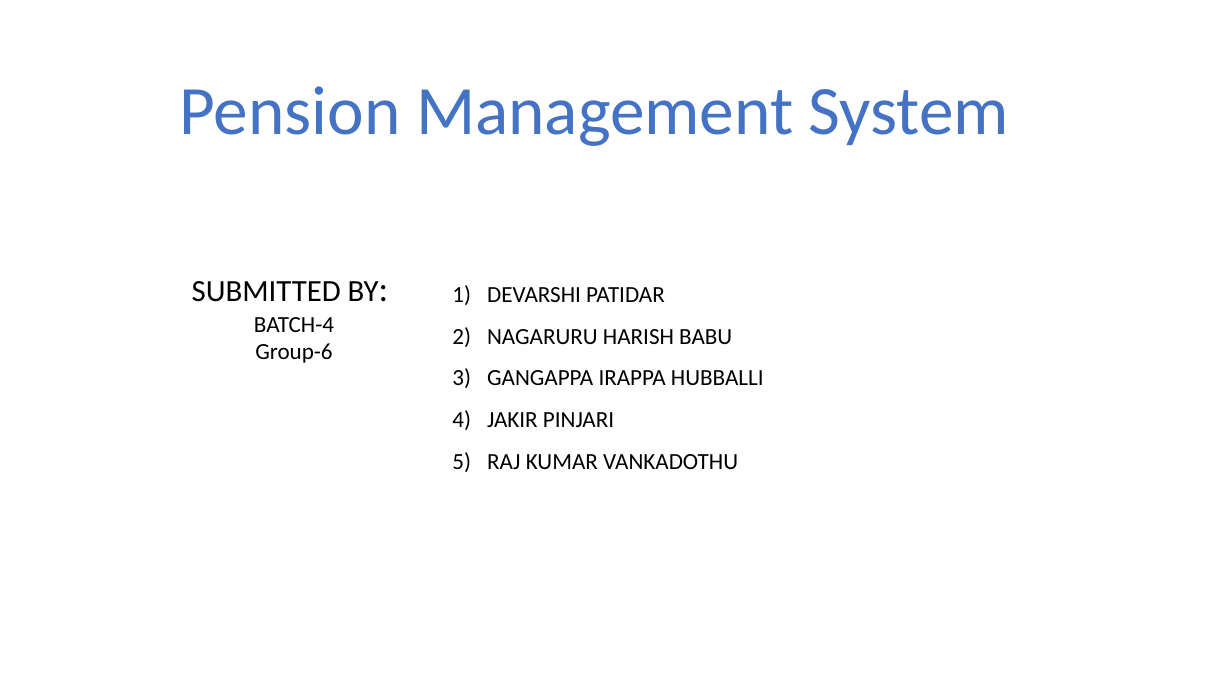
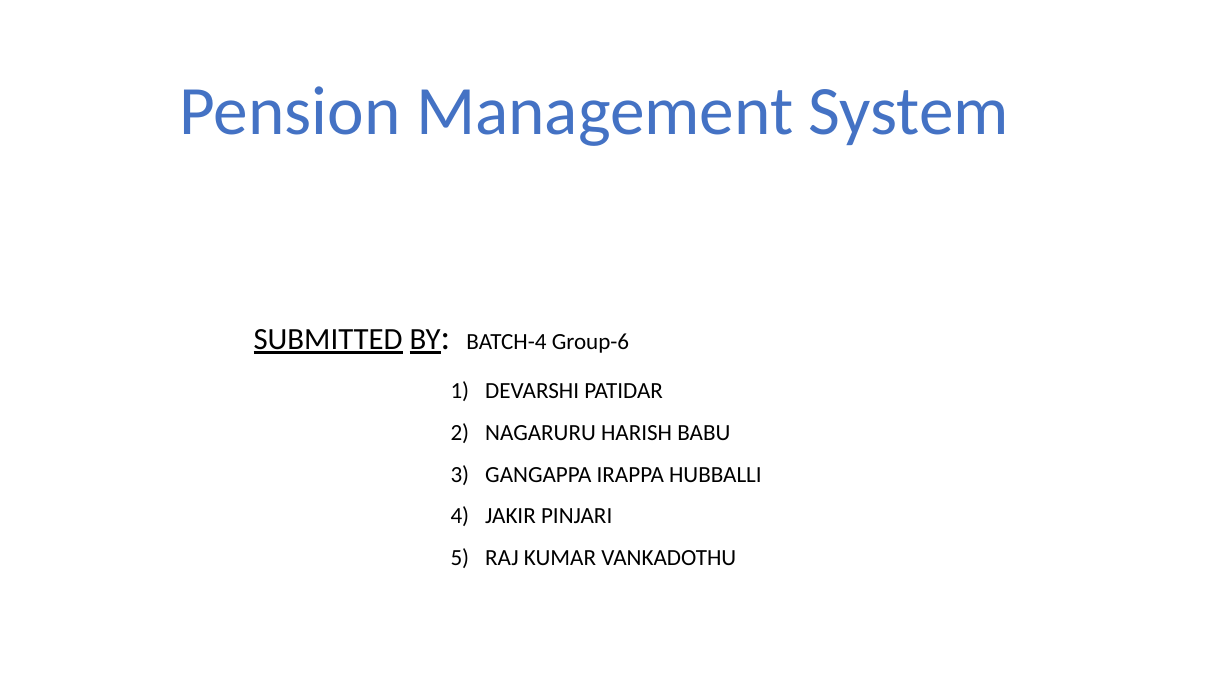
Before and after one commit to devarshi18/java_Microservices, a slide deck: slide 1 of Mini_project_presentation/MiniProject_Batch4_group106.pptx. Drawn at 1232x693 pixels with LibreOffice and Linux fonts; fonts in the diff are those of the drawing. Boxes give left, top, right and bottom in pixels: in the first picture for what was removed or moved away, otherwise in the second. Text is boxed around its words. In the diff, an @@ line names an element or a change of style, - is before the commit and + after.

```diff
--- a/Mini_project_presentation/MiniProject_Batch4_group106.pptx
+++ b/Mini_project_presentation/MiniProject_Batch4_group106.pptx
@@ text at [254, 329, 629, 354]: text changed @@
-SUBMITTED BY:
-BATCH-4
-Group-6
+SUBMITTED BY: BATCH-4 Group-6
@@ text "DEVARSHI PATIDAR": place and size @@
-text "DEVARSHI PATIDAR" at [487, 287, 764, 469]
+text "DEVARSHI PATIDAR" at [485, 383, 762, 565]
```
Also in this commit, not shown: 4 other slides changed, 1 other file.
